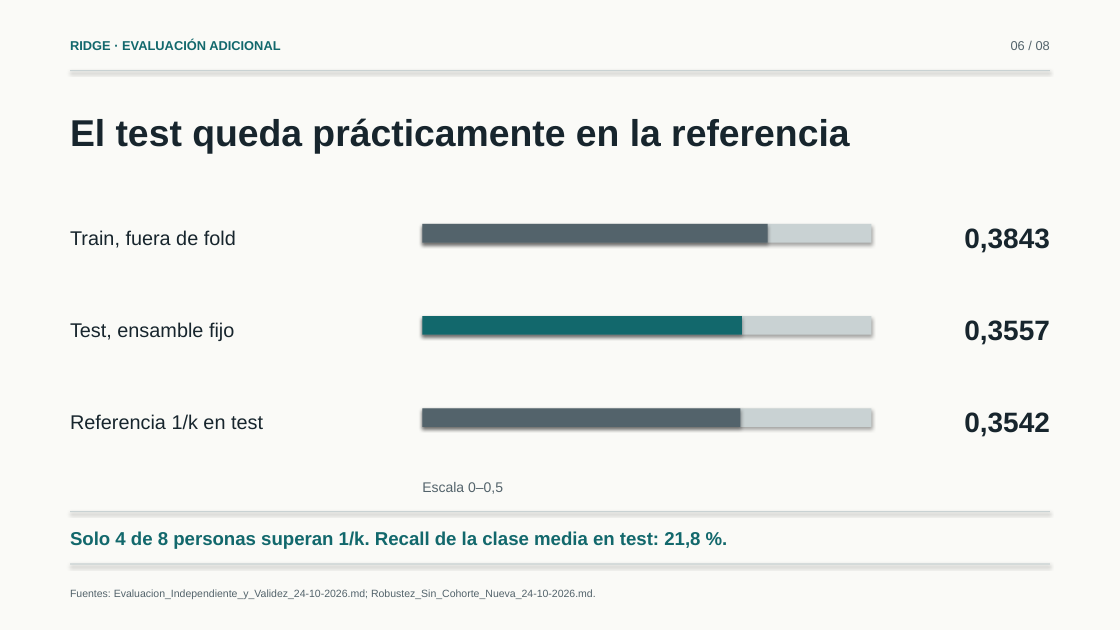
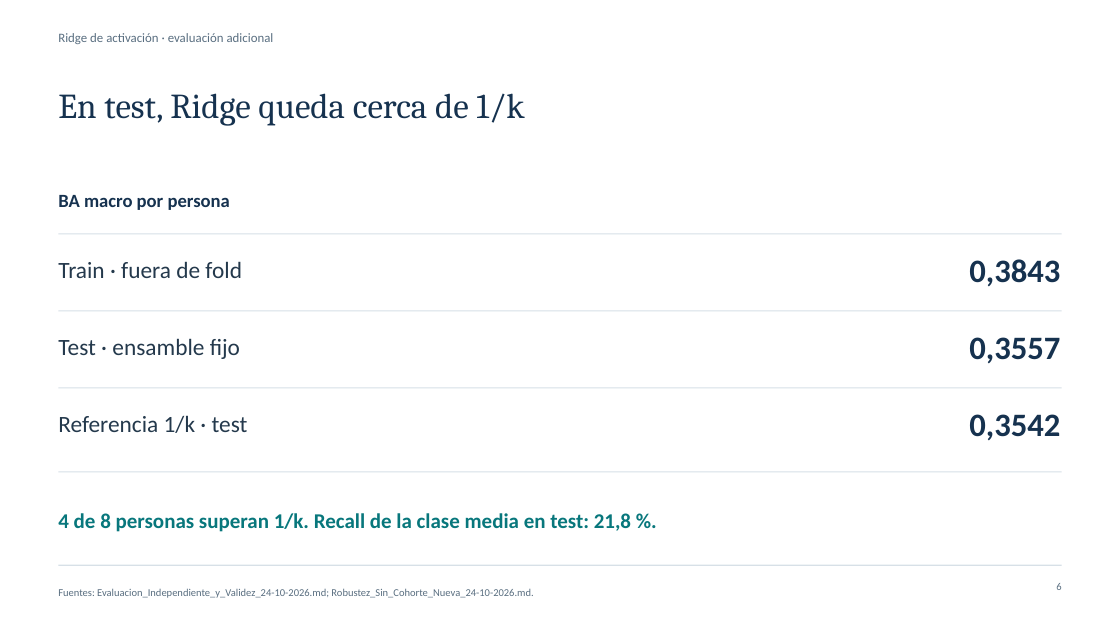
Before and after one commit to marioromero00/Tesis_MDS, a slide deck: slide 6 of presentaciones/Avances-Experimentales-Simplificados-24-10-2026.pptx. Drawn at 1120x630 pixels with LibreOffice and Linux fonts; fonts in the diff are those of the drawing. Boxes give left, top, right and bottom in pixels: in the first picture for what was removed or moved away, otherwise in the second. Text is boxed around its words. In the diff, an @@ line names an element or a change of style, - is before the commit and + after.

```diff
--- a/presentaciones/Avances-Experimentales-Simplificados-24-10-2026.pptx
+++ b/presentaciones/Avances-Experimentales-Simplificados-24-10-2026.pptx
@@ background #FAFAF7 to #FFFFFF @@
@@ text at box(58, 33, 274, 44): text changed; font Arial to Calibri; text colour #12686C to #596E80; bold off @@
-RIDGE · EVALUACIÓN ADICIONAL
+Ridge de activación · evaluación adicional
@@ text removed at box(1011, 41, 1050, 50) @@
-06 / 08
@@ text at box(58, 93, 524, 126): text changed; size 32 to 30 pt; font Arial to Cambria; text colour #17252D to #16324F; bold off @@
-El test queda prácticamente en la referencia
+En test, Ridge queda cerca de 1/k
@@ text added at box(58, 195, 230, 210), 16 pt, text #16324F, bold @@
+BA macro por persona
@@ rectangle added at box(58, 234, 1061, 234), fill #D7E0E7 @@
@@ rectangle removed at box(423, 224, 872, 243) @@
@@ rectangle removed at box(423, 224, 768, 243) @@
@@ text at box(58, 261, 242, 278): text changed; size 17 to 20 pt; font Arial to Calibri; text colour #17252D to #24394C @@
-Train, fuera de fold
+Train · fuera de fold
@@ size 24 to 28 pt, font Arial to Calibri, text colour #17252D to #16324F in 3 elements at box(969, 414, 1060, 440), box(969, 337, 1060, 363), box(969, 259, 1060, 286) @@
@@ text "0,3843": place and size @@
-text "0,3843" at box(964, 228, 1050, 253)
+text "0,3843" at box(969, 259, 1060, 286)
@@ rectangle added at box(58, 310, 1061, 311), fill #D7E0E7 @@
@@ rectangle removed at box(423, 316, 872, 334) @@
@@ text "0,3557": place and size @@
-text "0,3557" at box(964, 320, 1050, 345)
+text "0,3557" at box(969, 337, 1060, 363)
@@ text at box(58, 338, 240, 359): text changed; size 17 to 20 pt; font Arial to Calibri; text colour #17252D to #24394C @@
-Test, ensamble fijo
+Test · ensamble fijo
@@ rectangle: place and size @@
-rectangle at box(423, 316, 742, 334)
+rectangle at box(58, 387, 1061, 388)
@@ rectangle at box(58, 387, 1061, 388): fill #12686C to #D7E0E7; shadow off @@
@@ text at box(58, 415, 248, 433): text changed; size 17 to 20 pt; font Arial to Calibri; text colour #17252D to #24394C @@
-Referencia 1/k en test
+Referencia 1/k · test
@@ rectangle removed at box(423, 408, 741, 427) @@
@@ rectangle at box(58, 471, 1061, 472): fill #C9D2D3 to #D7E0E7; shadow off @@
@@ rectangle: place and size @@
-rectangle at box(423, 408, 872, 427)
+rectangle at box(58, 471, 1061, 472)
@@ text removed at box(422, 482, 503, 494) @@
-Escala 0–0,5
@@ text at box(58, 513, 631, 532): text changed; size 16 to 18 pt; font Arial to Calibri; text colour #12686C to #08777C @@
-Solo 4 de 8 personas superan 1/k. Recall de la clase media en test: 21,8 %.
+4 de 8 personas superan 1/k. Recall de la clase media en test: 21,8 %.
@@ rectangle removed at box(70, 511, 1050, 512) @@
@@ rectangle: place and size @@
-rectangle at box(70, 70, 1050, 71)
+rectangle at box(58, 565, 1061, 565)
@@ rectangle at box(58, 565, 1061, 565): fill #C9D2D3 to #D7E0E7; shadow off @@
@@ rectangle removed at box(70, 564, 1050, 565) @@
@@ text "Fuentes: Evaluacion_Independiente_y_Validez_24-10-2026.md; R ...": place and size @@
-text "Fuentes: Evaluacion_Independiente_y_Validez_24-10-2026.md; R ..." at box(70, 589, 596, 599)
+text "Fuentes: Evaluacion_Independiente_y_Validez_24-10-2026.md; R ..." at box(58, 589, 533, 598)
@@ text "Fuentes: Evaluacion_Independiente_y_Validez_24-10-2026.md; R ..." at box(58, 589, 533, 598): font Arial to Calibri, text colour #53636B to #596E80 @@
@@ text added at box(1056, 583, 1061, 590), 9 pt, text #596E80 @@
+6
```
Also in this commit, not shown: 3 other slides changed, 4 slides added, 4 slides removed, 12 other files.
